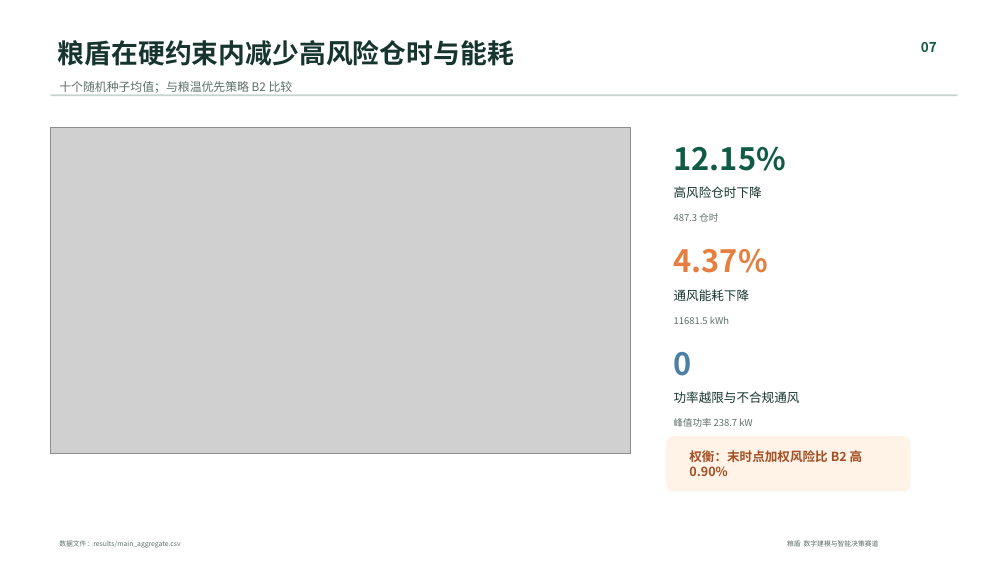
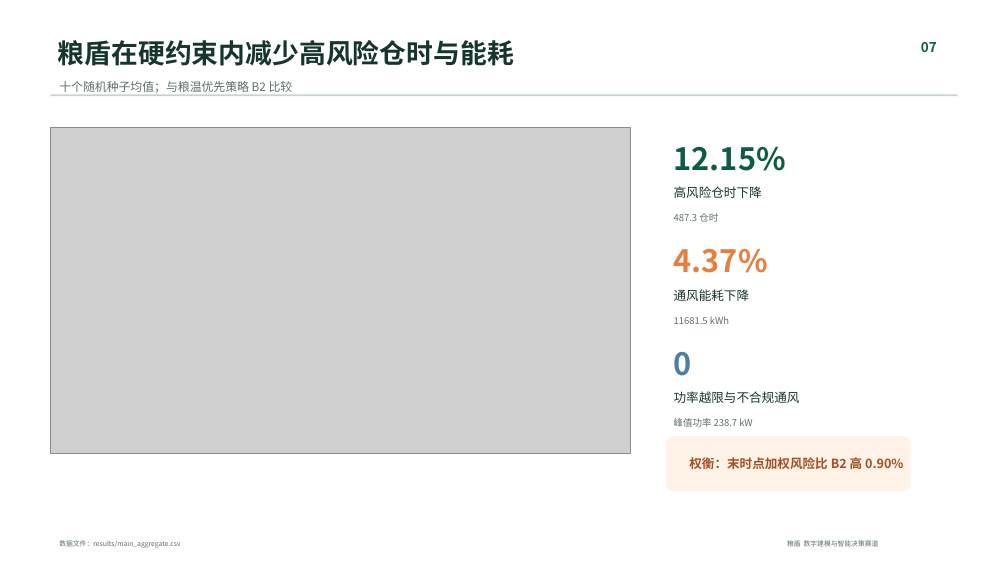
Before and after one commit to ychenfen/liangdun-siac-2026, a slide deck: slide 7 of 02_制作中/PPT/粮盾_答辩演示_定稿.pptx. Drawn at 1008x567 pixels with LibreOffice and Linux fonts; fonts in the diff are those of the drawing; grey boxes stand for pictures. Boxes give left, top, right and bottom in pixels: in the first picture for what was removed or moved away, otherwise in the second. Text is boxed around its words. In the diff, an @@ line names an element or a change of style, - is before the commit and + after.

```diff
--- a/02_制作中/PPT/粮盾_答辩演示_定稿.pptx
+++ b/02_制作中/PPT/粮盾_答辩演示_定稿.pptx
@@ text "权衡：末时点加权风险比 B2 高 0.90%" rewrapped from (689,450,863,476) to (689,457,903,469) @@
```
Also in this commit, not shown: 2 other slides changed, 8 other files.
